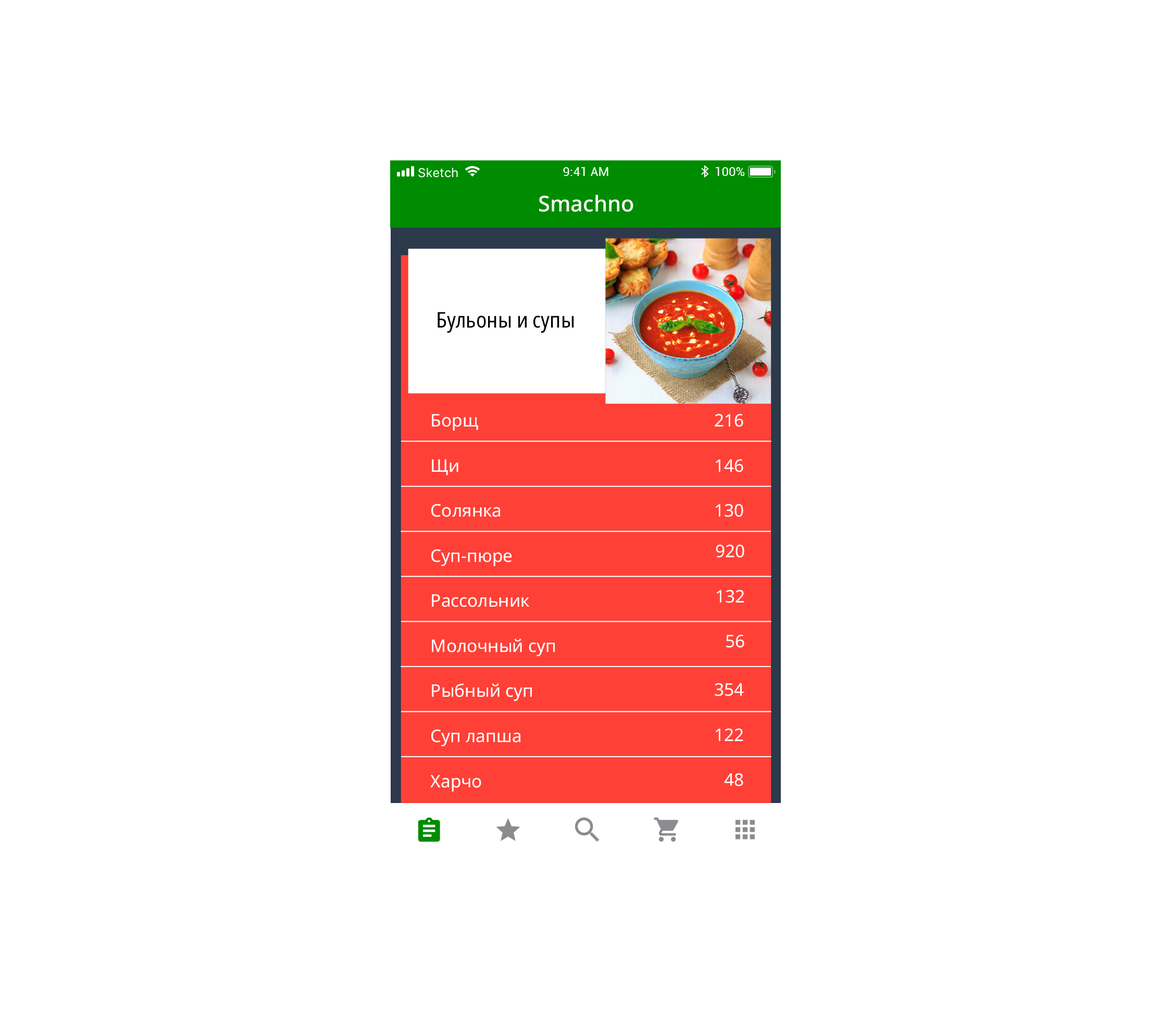
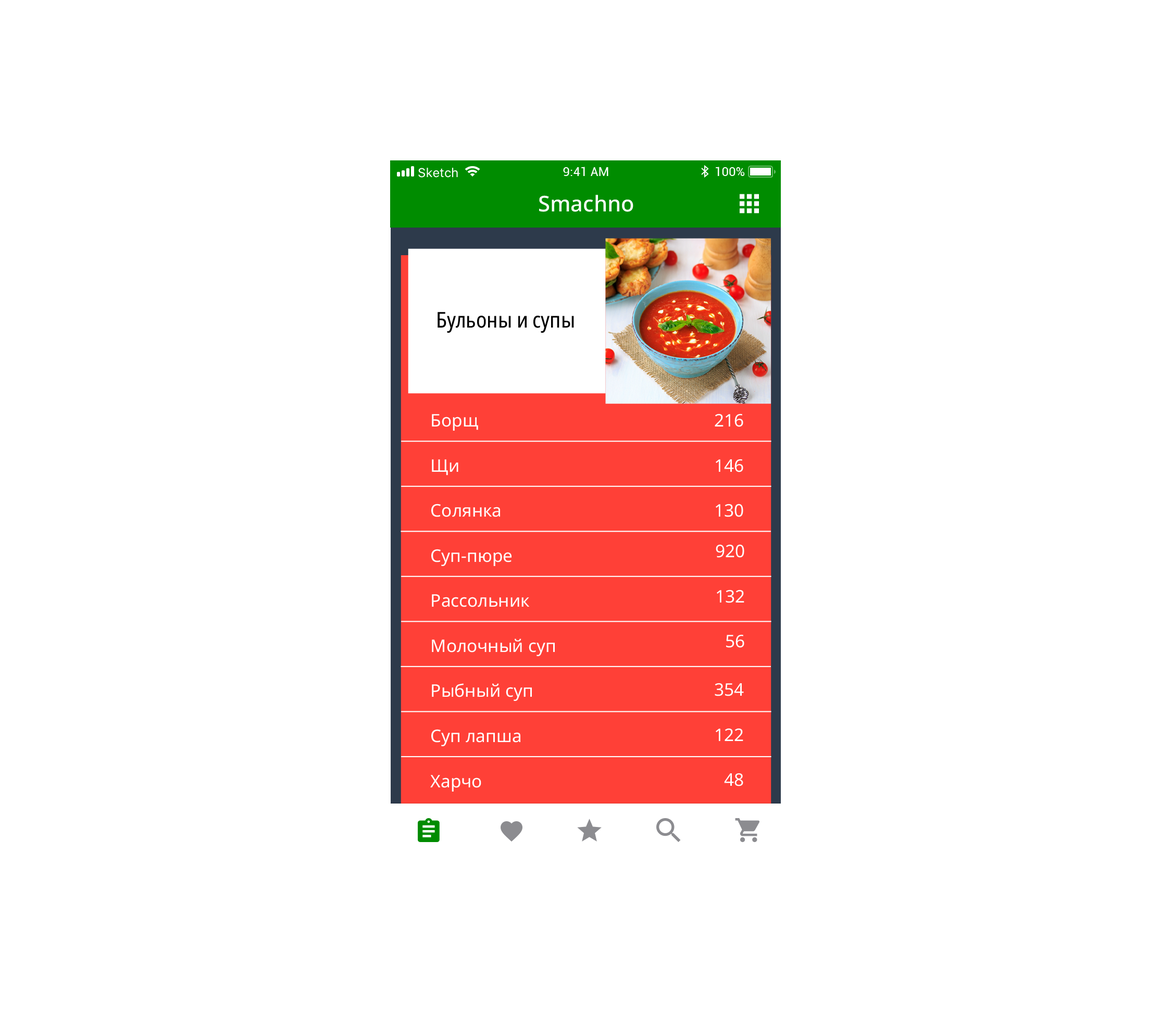
Revision of a layered (1172, 1016) image; what changed, layer by layer:
moved "-e-more" into group "navigator_bar", painted on it, unmasked it over [735,193,760,840]
moved "menu" into group "navigator_bar" over [390,803,781,843]
added layer "-e-recommendation" in group "menu" over [500,821,523,842]
painted on "-e-home", unmasked it over [417,817,441,843]
painted on "-e-favorit", unmasked it over [495,818,602,842]
painted on "-e-search", unmasked it over [574,817,681,843]
painted on "-e-shop", unmasked it over [653,817,760,843]
painted on "Compound Shape" (1st of 15, in "smachno_categories" › "navigator_bar" › "menu"), unmasked it over [390,803,781,843]
unmasked "Compound Shape" (2nd of 15, in "smachno_categories" › "navigator_bar") over [539,193,760,214]
painted on "Compound Shape" (12th of 15, in "smachno_categories"), unmasked it over [437,312,575,333]
painted on "Compound Shape" (13th of 15, in "smachno_categories"), unmasked it over [400,312,772,829]
unmasked "Compound Shape" (15th of 15, in "smachno_categories") over [390,193,781,843]
